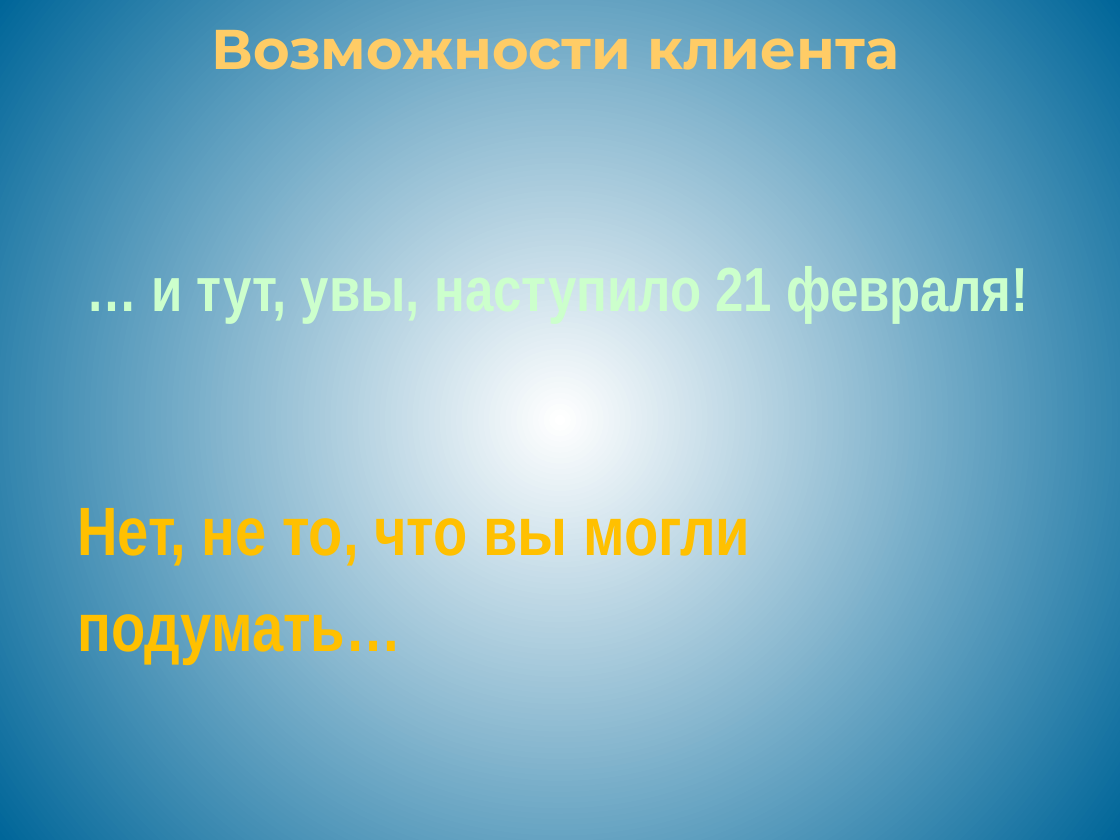
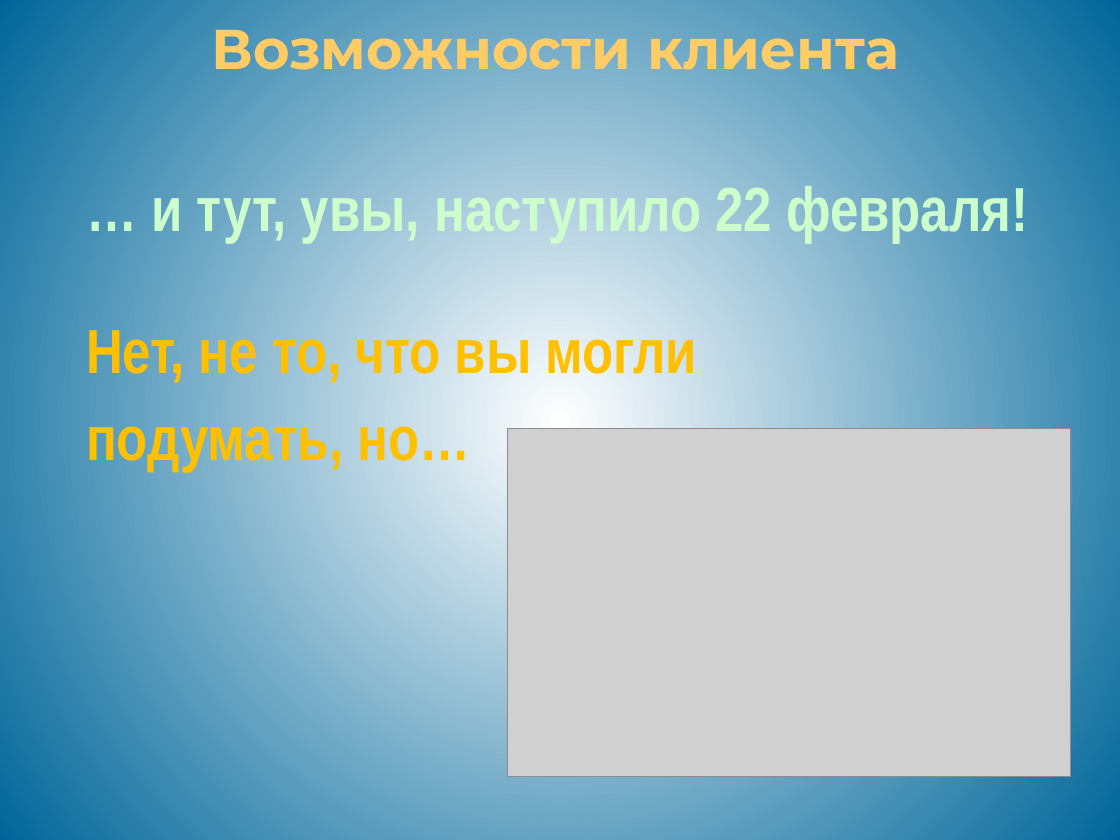
Before and after one commit to evgenypopov2/kotlingrad, a slide deck: slide 13 of presentation/Reservation assistant.pptx (slide 11 before the commit). Drawn at 1120x840 pixels with LibreOffice and Linux fonts; fonts in the diff are those of the drawing; grey boxes stand for pictures; background and template pictures are left out. Boxes give left, top, right and bottom in pixels: in the first picture for what was removed or moved away, otherwise in the second. Text is boxed around its words. In the diff, an @@ line names an element or a change of style, - is before the commit and + after.

```diff
--- a/presentation/Reservation assistant.pptx
+++ b/presentation/Reservation assistant.pptx
@@ text at bbox=[151, 182, 1028, 243]: text changed @@
-… и тут, увы, наступило 21 февраля!
+… и тут, увы, наступило 22 февраля!
@@ text "Нет, не то, что вы ...": place and size @@
-text "Нет, не то, что вы ..." at bbox=[77, 508, 751, 663]
+text "Нет, не то, что вы ..." at bbox=[86, 330, 697, 471]
@@ text at bbox=[86, 330, 697, 383]: size 44 to 40 pt in "Нет, не то, что вы могли" @@
@@ text at bbox=[86, 410, 471, 471]: text changed; size 44 to 40 pt @@
-подумать…
+подумать, но…
@@ picture added at bbox=[507, 429, 1071, 776] @@
```
Also in this commit, not shown: 4 other slides changed, 2 slides added.
